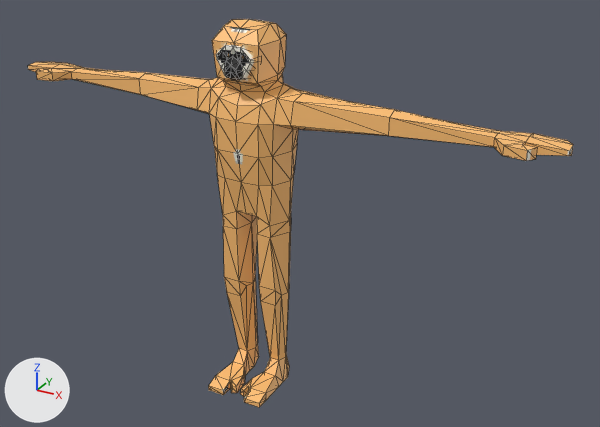
A saved change to the glTF model Models/Entities/Gibbi/Gibbi.glb.
Rendered twice from a 50 mm lens placed at (1.6, -2.55, 2.07), pointed at (0.17, 0.05, 0.76). Lighting does not change. The marker at lower left points along +X, +Y and +Z. Mesh edges are drawn as thin lines. Where no turn or scale is listed for an object, it has been applied to the vertices. Vertices at the same position are counted once.

The older version as bpy lines, for what is in view:
```python
mat_gibbi = principled_material('Gibbi')
mat_gibbi.texture = img_untitled
me_cube_001 = bpy.data.meshes.new('Cube.001')
me_cube_001.from_pydata(...)  # 334 vertices, 638 faces; spans x -1.15..1.15, y -0.21..0.11, z 0.0..1.51
me_cube_001.materials.append(mat_gibbi)  # picture img_untitled
ob_gibbi = bpy.data.objects.new('Gibbi', me_cube_001)
ob_gibbi.location = (0.0, 0.0, 0.0)
```
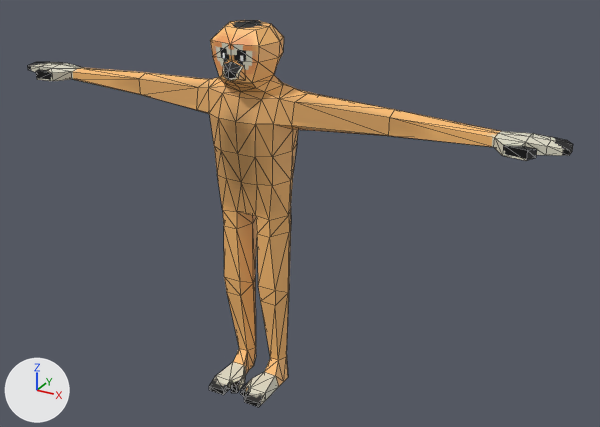
Changed parts and their boxes [x1, y1, x2, y2] in the pictures (600 x 427 px; the box of a moved part takes in the faces that stretch with it):
'Gibbi', surface changed, reshaped: before [28, 19, 573, 407]; after [28, 20, 573, 407]
part 1 of me_cube_001, moved or reshaped: before [28, 25, 573, 360]; after [28, 24, 573, 360]
part 2 of me_cube_001, surface changed: [36, 23, 537, 407] in both

Edits to the bpy script that builds the scene:
```text
Add img_gibbi_untitled:
    img_gibbi_untitled = load_image('Gibbi_Untitled', '_unpacked/Gibbi_Untitled', 128, 128, 'sRGB')
Change mat_gibbi:
    add n3 = _N.new('ShaderNodeMix'); n3.name = 'Mix'
    add n3.data_type = 'RGBA'
    add n3.blend_type = 'MULTIPLY'
    add n3.inputs[0].default_value = 1.0  # 'Factor'
    add n4 = _N.new('ShaderNodeVertexColor'); n4.name = 'Color Attribute'
    where n2 = _N.new('ShaderNodeTexImage'); n2.name = 'Image Texture'
    n2.image: img_untitled -> img_gibbi_untitled
    where n0 = _N.new('ShaderNodeBsdfPrincipled'); n0.name = 'Principled BSDF'
    remove _L.new(n2.outputs[0], n0.inputs[0])  # 'Color' to 'Base Color'
    add _L.new(n3.outputs[2], n0.inputs[0])  # 'Result' to 'Base Color'
    add _L.new(n4.outputs[0], n3.inputs[7])  # 'Color' to 'B'
    add _L.new(n2.outputs[0], n3.inputs[6])  # 'Color' to 'A'
Change me_cube_001:
    used by ob_gibbi; location = (0.0, 0.0, 0.0)
    remove me_cube_001.from_pydata(...)  # 334 vertices, 638 faces; spans x -1.15..1.15, y -0.21..0.11, z 0.0..1.51
    add me_cube_001.from_pydata(...)  # 308 vertices, 604 faces; spans x -1.15..1.15, y -0.21..0.11, z 0.0..1.5
    me_cube_001 part 1
    68 vertices are removed from x -1.15..1.15, y -0.15..0.11, z 0.43..1.45
    246 faces are deleted
    9 vertices in x -0.23..0.15, y -0.15..0.1, z 0.03..1.33 move by (0.01, 0.0, 0.0)
    9 vertices in x -0.15..0.15, y -0.08..0.1, z 0.75 move by (0.0, 0.0, 0.02)
    8 vertices in x -0.15..0.11, y -0.15..0.1, z 0.03..1.33 move by (-0.01, 0.0, 0.0)
    6 vertices in x -0.12..0.12, y -0.15..-0.01, z 1.37..1.51 move by (0.0, -0.01, -0.01)
    4 vertices in x 0.07..0.09, y -0.12..0.11, z 0.92..1.24 move by (-0.02, 0.0, 0.0)
    4 vertices in x -0.09..-0.07, y -0.12..0.11, z 0.92..1.24 move by (0.02, 0.0, 0.0)
    27 vertices move from x -0.2..0.11, y -0.15..0.11, z 0.92..1.49 to x -0.21..0.08, y -0.16..0.11, z 0.92..1.5
    50 vertices are added at x -1.15..1.15, y -0.14..0.1, z 0.47..1.44
    216 new faces join them
    me_cube_001 part 2: 388 kept faces spanning x -1.15..1.15, y -0.21..0.11, z 0.0..1.5 get new texture (UV) coordinates
```
